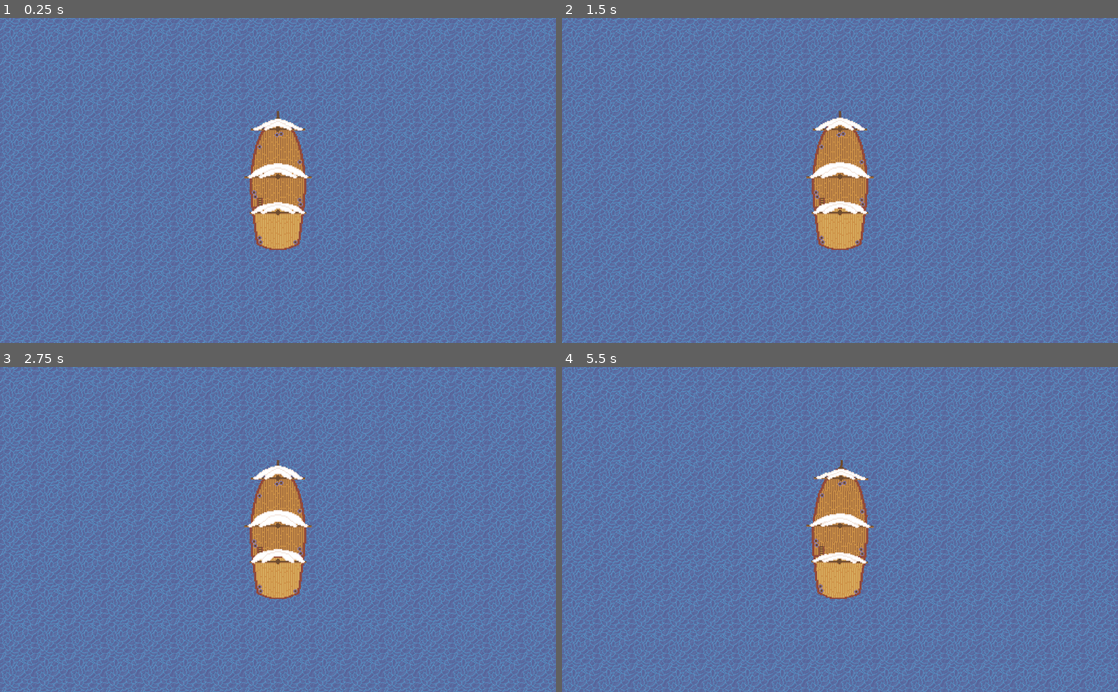
Above: before the commit, frames 1-4 (two rows, left to right).
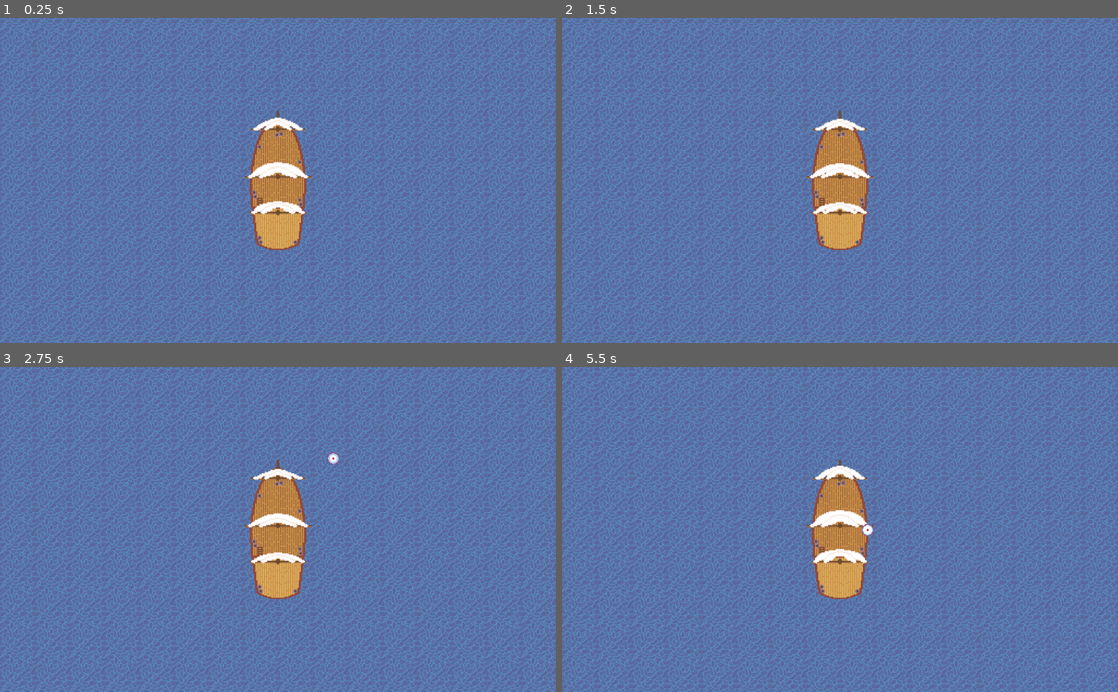
Above: after the commit, the same moments.

Repository: McLovin3/Calderia
Game: Godot game, scene res://TestScene.tscn
Two runs of this game, one before a commit and one after it. Both use one fixed random seed, a clock stepped at 60 frames per second and the inputs below.
Inputs (mouse positions are in pixels of both pictures, inside the frame that each line leads up to):
- Up to frame 1 (0.25 s): no input
- Up to frame 2 (1.5 s): tap Enter at 0.5 s; move the mouse to (962, 164) at 0.52 s; press the mouse at (962, 164) at 0.53 s; hold D (turn_right) from 0.53 s (still down); tap W (up) at 0.77, 1.07 s; tap Middle mouse button (middle_click) at 0.8, 1.35 s; move the mouse to (728, 196) at 1.27 s; release the mouse at (728, 196) at 1.28 s; click (728, 196) at 1.42 s
- Up to frame 3 (2.75 s): tap W (up) at 1.52, 1.82, 2.3 s; right-click (166, 545) at 1.55 s; move the mouse to (333, 458) at 2.02 s; release D (turn_right) at 2.03 s; hold A (turn_left) from 2.03 s (still down); hold Right mouse button (right_click) from 2.03 s (still down); click (333, 458) at 2.17 s
- Up to frame 4 (5.5 s): move the mouse to (812, 594) at 2.77 s; release A (turn_left) at 2.78 s; release Right mouse button (right_click) at 2.78 s; hold D (turn_right) 2.78-4.28 s; tap W (up) at 2.85, 3.02, 3.32, 3.77, 4.07, 4.52, 4.82, 5.3 s; click (812, 594) at 3.05 s; move the mouse to (1006, 578) at 3.52 s; press the mouse at (1006, 578) at 3.53 s; tap Middle mouse button (middle_click) at 3.8, 4.35 s; move the mouse to (673, 480) at 4.27 s; release the mouse at (673, 480) at 4.28 s; hold A (turn_left) 4.28-5.03 s; click (673, 480) at 4.42 s; right-click (673, 480) at 4.55 s; move the mouse to (867, 529) at 5.02 s; hold D (turn_right) from 5.03 s (still down); hold Right mouse button (right_click) from 5.03 s (still down); click (867, 529) at 5.17 s

The runs differ from the first frame. In frame 1, 0.3% of the frame differs, in the area x 45-55%, y 30-60%; in frame 2, 9.3%; in frame 3, 24%, in the area x 0-100%, y 0-100%; in frame 4, 23%.

Commit message:
Added Fishing Mechanic

Diff:
--- a/Bobber/Bobber.tscn
+++ b/Bobber/Bobber.tscn
@@ -53,9 +53,10 @@
 } ]
 
 [node name="AnimatedSprite" type="AnimatedSprite"]
+scale = Vector2( 0.7, 0.7 )
 frames = SubResource( 10 )
 animation = "Bobbing"
-frame = 3
+frame = 1
 playing = true
 script = ExtResource( 1 )
 
--- a/Bobber/Scripts/Bobber.gd
+++ b/Bobber/Scripts/Bobber.gd
@@ -1,28 +1,43 @@
 extends AnimatedSprite
 class_name Bobber
 
-signal fish_hooked
-signal fish_lost
-
+onready var _quick_time_event = preload("res://QuickTimeEvent/QuickTimeEvent.tscn")
 onready var _caught_timer : Timer = $CaughtTimer
 
-var _bite_rate
-var hooked = false
+var _bite_rate := 0.15
+var _hooked = false
 
-func _init(bite_rate : float) -> void:
+func set_bite_rate(bite_rate : float) -> void:
 	_bite_rate = bite_rate
 
 func _ready() -> void:
 	randomize()
 
+func _unhandled_input(event):
+	if _hooked and event.is_action_pressed("left_click"):
+		var instance = _quick_time_event.instance()
+		instance.connect("fish_caught", self, "_fish_caught")
+		instance.connect("fish_escaped", self, "_fish_escaped")
+		add_child(instance)
+
+	elif not _hooked and event.is_action_pressed("left_click"):
+		print("Cancelled")
+		queue_free()
+
 func _on_RandomTimer_timeout():
-	if randf() <= _bite_rate and not hooked:
-		hooked = true
+	if randf() <= _bite_rate and not _hooked:
+		_hooked = true
 		play("Caught")
 		_caught_timer.start()
-		emit_signal("fish_hooked")
 
 func _on_CaughtTimer_timeout():
-	hooked = false
+	_hooked = false
 	play("Bobbing")
-	emit_signal("fish_lost")
+
+func _fish_caught():
+	print("Caught!")
+	queue_free()
+
+func _fish_escaped():
+	print("Escaped!")
+	queue_free()
--- a/PlayerShip/PlayerShip.tscn
+++ b/PlayerShip/PlayerShip.tscn
@@ -42,7 +42,7 @@
 [node name="AnimatedSprite" type="AnimatedSprite" parent="."]
 frames = SubResource( 7 )
 animation = "idle"
-frame = 1
+frame = 4
 playing = true
 
 [node name="CollisionPolygon2D" type="CollisionPolygon2D" parent="."]
--- a/PlayerShip/Scripts/PlayerShip.gd
+++ b/PlayerShip/Scripts/PlayerShip.gd
@@ -1,5 +1,7 @@
 extends KinematicBody2D
 class_name PlayerShip
+
+var _bobber = preload("res://Bobber/Bobber.tscn")
 
 export var max_speed := 20000
 export var turning_speed := 1
@@ -7,19 +9,30 @@
 export var friction := 0.005
 export var wall_slow_multiplier := 0.1
 export var min_fish_speed := 2000
+export var bite_rate := 0.15
 
+var _fishing = false
 var _velocity := 0
 
-func _unhandled_input(event):
-	if event.is_action_pressed("left_click") && _velocity <= min_fish_speed:
-		print(event)
+func _unhandled_input(event) -> void:
+	if not _fishing and event.is_action_pressed("left_click") && _velocity <= min_fish_speed:
+		var instance = _bobber.instance()
+		get_parent().add_child(instance)
+		instance.position = get_parent().get_local_mouse_position()
+		instance.set_bite_rate(bite_rate)
+		get_tree().root.print_tree_pretty()
+		instance.connect("child_exiting_tree", self, "_stopped_fishing")
+		_fishing = true
+
+func _stopped_fishing(joe):
+	_fishing = false
 
 func _physics_process(delta : float) -> void:
 	_rotate(delta)
 	var _unused_velocity = move_and_slide(_get_direction(delta))
 
 func _get_direction(delta : float) -> Vector2:
-	if Input.is_action_pressed("up"):
+	if not _fishing and Input.is_action_pressed("up"):
 		if is_on_ceiling() || is_on_wall() || is_on_floor():
 			_velocity = lerp(_velocity, Input.get_action_strength("up") * max_speed * wall_slow_multiplier, acceleration)
 
@@ -33,5 +46,6 @@
 	return direction_player_is_facing * _velocity * delta
 
 func _rotate(delta : float) -> void:
-	var percentage_of_max_speed := _velocity as float / max_speed
-	rotation = lerp(rotation, Input.get_axis("turn_left", "turn_right") * delta + rotation, percentage_of_max_speed)
+	if not _fishing:
+		var percentage_of_max_speed := _velocity as float / max_speed
+		rotation = lerp(rotation, Input.get_axis("turn_left", "turn_right") * delta + rotation, percentage_of_max_speed)
--- a/QuickTimeEvent/Scripts/QuickTimeEvent.gd
+++ b/QuickTimeEvent/Scripts/QuickTimeEvent.gd
@@ -14,9 +14,9 @@
 func _ready() -> void:
 	# https://godotengine.org/qa/78007/there-way-randomly-select-animation-play-for-animated-sprite
 	randomize()
-	_get_random_animation()
+	_get_random_mouse_button()
 
-func _get_random_animation() -> void:
+func _get_random_mouse_button() -> void:
 	var animations := _animated_sprites.frames.get_animation_names()
 	var animation_id := randi() % animations.size()
 	_animation_name = animations[animation_id]
@@ -29,19 +29,17 @@
 
 func _unhandled_input(event) -> void:
 	if event is InputEventMouseButton or event is InputEventKey:
-		if _animation_name == "LeftClick" and event.is_action("left_click"):
-			print("Fish Caught")
-
-		elif _animation_name == "RightClick" and event.is_action("right_click"):
+		if _animation_name == "LeftClick" and event.is_action_pressed("left_click"):
 			emit_signal("fish_caught")
 
-		elif _animation_name == "MiddleClick" and event.is_action("middle_click"):
+		elif _animation_name == "RightClick" and event.is_action_pressed("right_click"):
 			emit_signal("fish_caught")
 
-		else:
+		elif _animation_name == "MiddleClick" and event.is_action_pressed("middle_click"):
+			emit_signal("fish_caught")
+
+		elif event.is_pressed():
 			emit_signal("fish_escaped")
-			queue_free()
 
 func _on_Timer_timeout() -> void:
 	emit_signal("fish_escaped")
-	queue_free()
